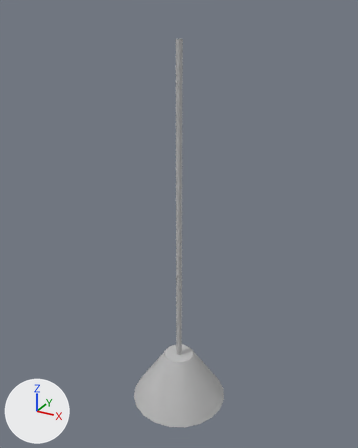
The FBX model Assets/Models/overhead_conelight/conelight.fbx: old version first, new version second.
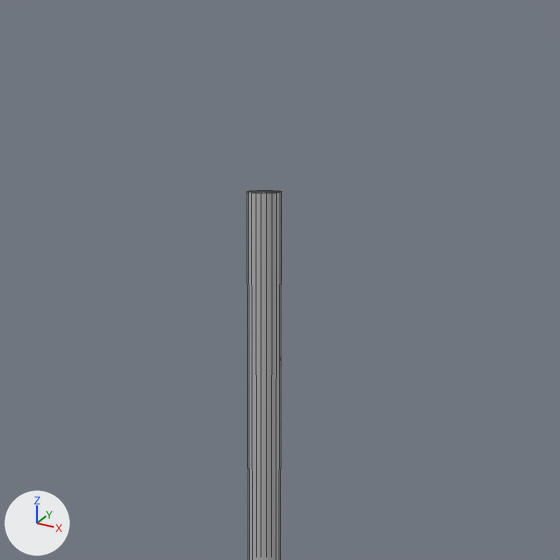
Each version is shown whole from a 50 mm camera at (0.992, -1.804, 4.051) aimed at (-0.013, 0.023, 3.138), then close up on the part from 35% to 67% of the width and 0% to 25% of the height. Arrows for +X, +Y and +Z are at lower left; the lights stay in place. The close-ups show mesh edges as thin lines. Where no turn or scale is listed for an object, it has been applied to the vertices.

Objects in the first close-up: 'conelight'.
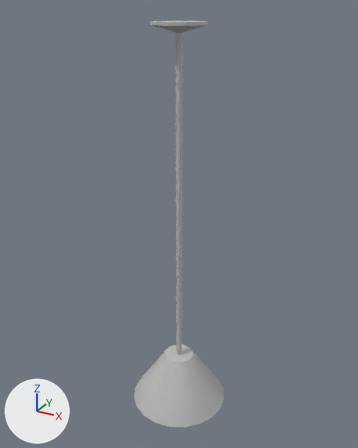
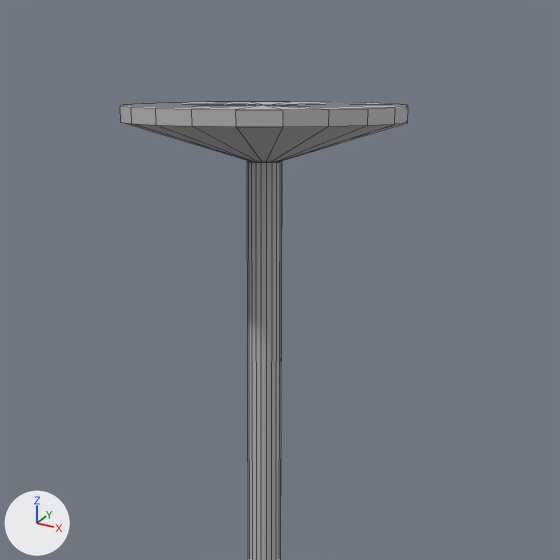
The change in detail:
me_mesh is used by ob_conelight; location (0.0, 0.0, 2.19).
me_mesh had 122 vertices, 140 faces and spanned x -0.24..0.24, y -0.24..0.24, z -0.02..1.75.
me_mesh now has 182 vertices, 200 faces and spans x -0.24..0.24, y -0.24..0.24, z -0.02..1.81.
Part 1, on me_mesh:
1 vertex is removed from x 0.0, y 0.0, z 1.75.
20 faces are deleted.
20 vertices in x -0.01..0.01, y -0.01..0.01, z 1.75 move by (0.0, 0.0, 0.02).
61 vertices are added at x -0.11..0.11, y -0.11..0.11, z 1.77..1.81.
80 new faces join them.

Pixel boxes (x1, y1, x2, y2) of what changed, in the close-ups (560 x 560 px):
'conelight', reshaped
    before: (247, 191, 282, 560)
    after: (120, 102, 408, 560)
